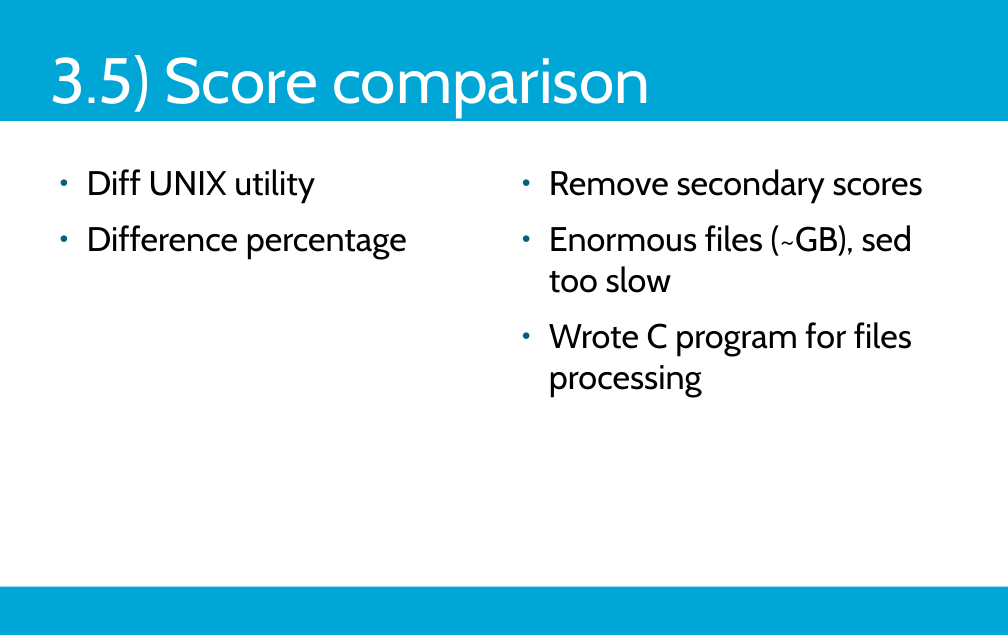
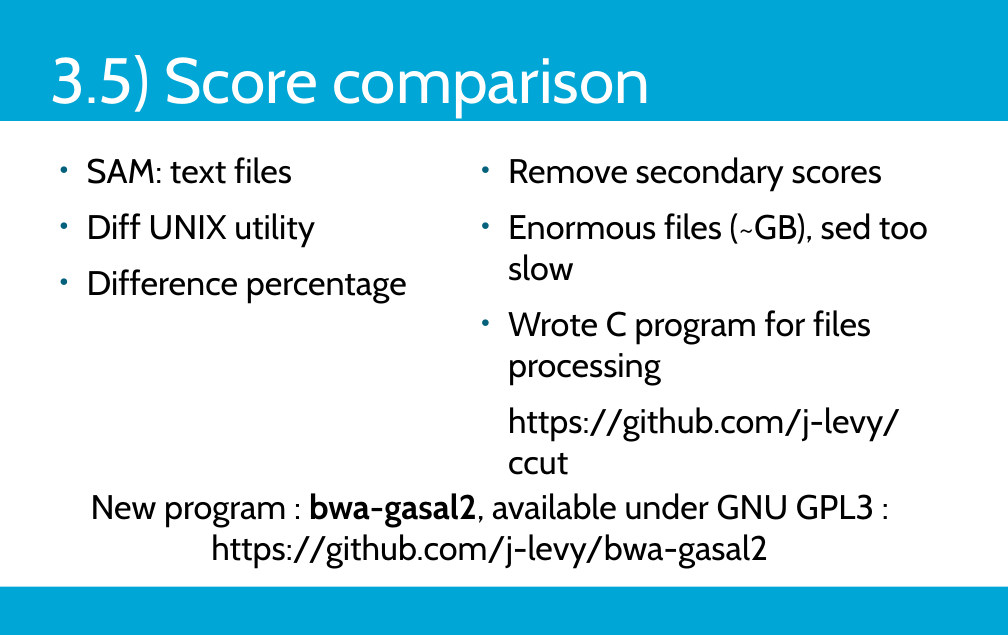
Before and after one commit to j-levy/master_thesis_overleaf, a slide deck: slide 21 of master_thesis_bwa-gasal2-master/vivid-tudelft.odp. Drawn at 1008x635 pixels with LibreOffice and Linux fonts; fonts in the diff are those of the drawing; background and template pictures are left out. Boxes give left, top, right and bottom in pixels: in the first picture for what was removed or moved away, otherwise in the second. Text is boxed around its words. In the diff, an @@ line names an element or a change of style, - is before the commit and + after.

```diff
--- a/master_thesis_bwa-gasal2-master/vivid-tudelft.odp
+++ b/master_thesis_bwa-gasal2-master/vivid-tudelft.odp
@@ text "SAM: text files": place and size @@
-text "SAM: text files" at (87, 169, 407, 258)
+text "SAM: text files" at (87, 157, 407, 302)
@@ text "Remove secondary scores": place and size @@
-text "Remove secondary scores" at (549, 169, 923, 396)
+text "Remove secondary scores" at (508, 157, 928, 475)
@@ text at (87, 157, 292, 184): paragraph added @@
+● SAM: text files
@@ text at (508, 407, 900, 475): paragraph added @@
+https://github.com/j-levy/ccut
@@ text added at (91, 493, 874, 567), 32 pt, text #000000 @@
+New program : bwa-gasal2, available under GNU GPL3 : https://github.com/j-levy/bwa-gasal2
```
Also in this commit, not shown: 8 other slides changed, 1 slide added, 2 other files.
